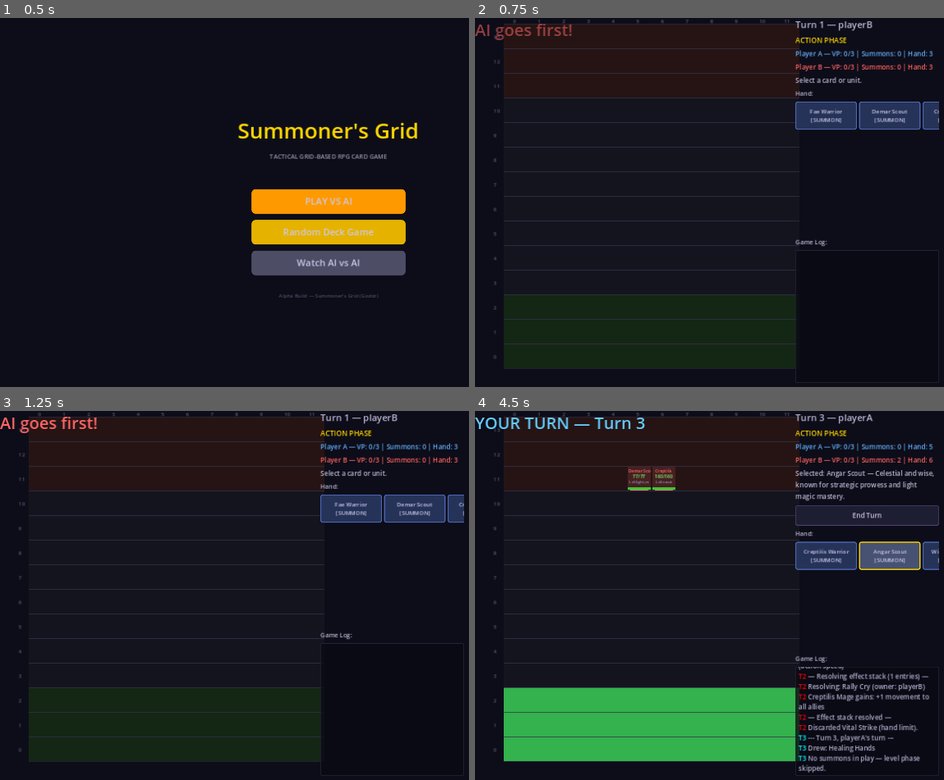
Above: before the commit, frames 1-4 (two rows, left to right).
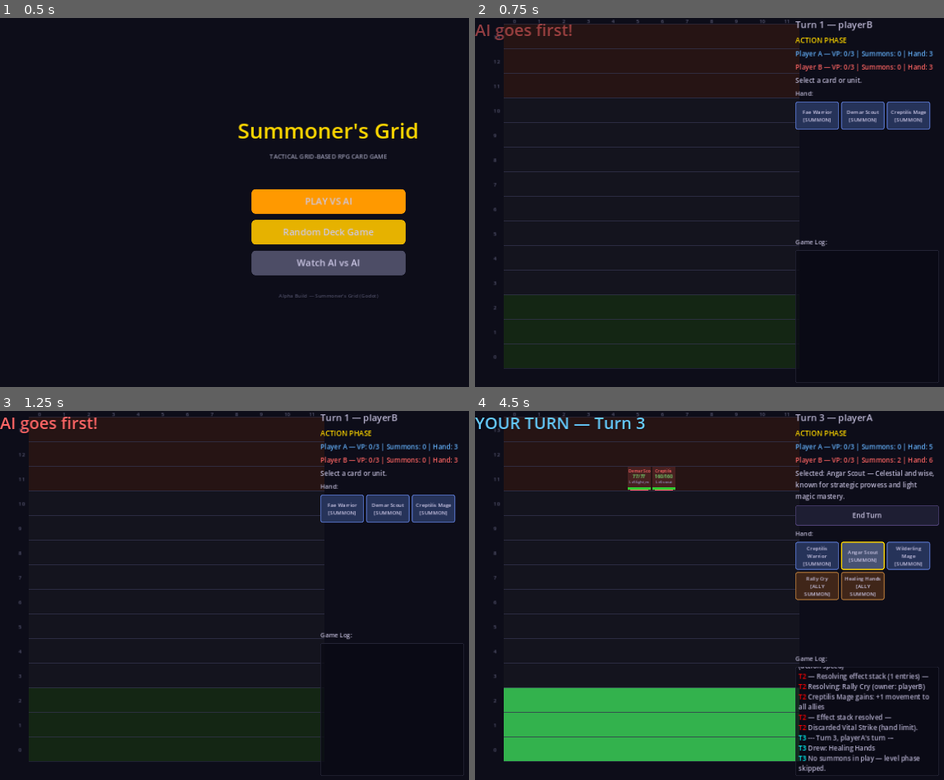
Above: after the commit, the same moments.

Repository: look-itsaxiom/summoners-grid
Game: Godot game, scene res://scenes/menu.tscn
Same seed, same stepped clock (60 frames per second), same inputs: the game is played once before the commit and once after it.
Inputs:
- Up to frame 1 (0.5 s): no input
- Up to frame 2 (0.75 s): click "Random Deck Game" at 0.5 s
- Up to frame 3 (1.25 s): no input
- Up to frame 4 (4.5 s): click "Fae Warrior [SUMMON]" at 1.25 s; click "End Turn" at 2 s; click "Fae Warrior [SUMMON]" at 2.75 s; click "Creptilis Warrior [SUMMON]" at 3.5 s; click "Angar Scout [SUMMON]" at 4.25 s

Frame 1 is identical in both runs. In frame 2, 0.7% of the frame differs, in the area x 69-99%, y 22-31%; in frame 3, 0.7%; in frame 4, 2.8%, in the area x 68-99%, y 35-52%.

Commit message:
fix: hand card display — 3-column grid with word wrap
Replace HBoxContainer (single scrolling row) with GridContainer
(3 columns, wrapping rows). All 6 cards now visible simultaneously.

- Cards use autowrap_mode for long names like "Sharpened Blade"
- SIZE_EXPAND_FILL distributes width evenly across columns
- ScrollContainer vertical for overflow beyond 2 rows
- Verified via godot-mcp: 4-card and 6-card hands render cleanly

Co-Authored-By: Claude Opus 4.6 (1M context) <noreply@anthropic.com>

Diff:
--- a/godot/scripts/ui/game_screen.gd
+++ b/godot/scripts/ui/game_screen.gd
@@ -12,7 +12,7 @@
 var turn_label: Label
 var player_a_info: Label
 var player_b_info: Label
-var hand_container: HBoxContainer
+var hand_container: GridContainer
 var log_label: RichTextLabel
 var end_turn_btn: Button
 var status_label: Label
@@ -102,12 +102,15 @@
 	sidebar.add_child(hand_label)
 
 	var hand_scroll := ScrollContainer.new()
-	hand_scroll.custom_minimum_size.y = 120
+	hand_scroll.custom_minimum_size.y = 140
 	hand_scroll.size_flags_vertical = Control.SIZE_EXPAND_FILL
+	hand_scroll.horizontal_scroll_mode = ScrollContainer.SCROLL_MODE_DISABLED
 	sidebar.add_child(hand_scroll)
 
-	hand_container = HBoxContainer.new()
-	hand_container.add_theme_constant_override("separation", 4)
+	hand_container = GridContainer.new()
+	hand_container.columns = 3
+	hand_container.add_theme_constant_override("h_separation", 4)
+	hand_container.add_theme_constant_override("v_separation", 4)
 	hand_scroll.add_child(hand_container)
 
 	# Game log
@@ -218,9 +221,11 @@
 			label_text += "\n[%s]" % ct.to_upper()
 
 		btn.text = label_text
-		btn.custom_minimum_size = Vector2(120, 55)
-		btn.add_theme_font_size_override("font_size", 11)
+		btn.custom_minimum_size = Vector2(85, 55)
+		btn.size_flags_horizontal = Control.SIZE_EXPAND_FILL
+		btn.add_theme_font_size_override("font_size", 10)
 		btn.clip_text = false
+		btn.autowrap_mode = TextServer.AUTOWRAP_WORD_SMART
 		btn.tooltip_text = card.get("description", card.get("name", ""))
 
 		# Color by type
